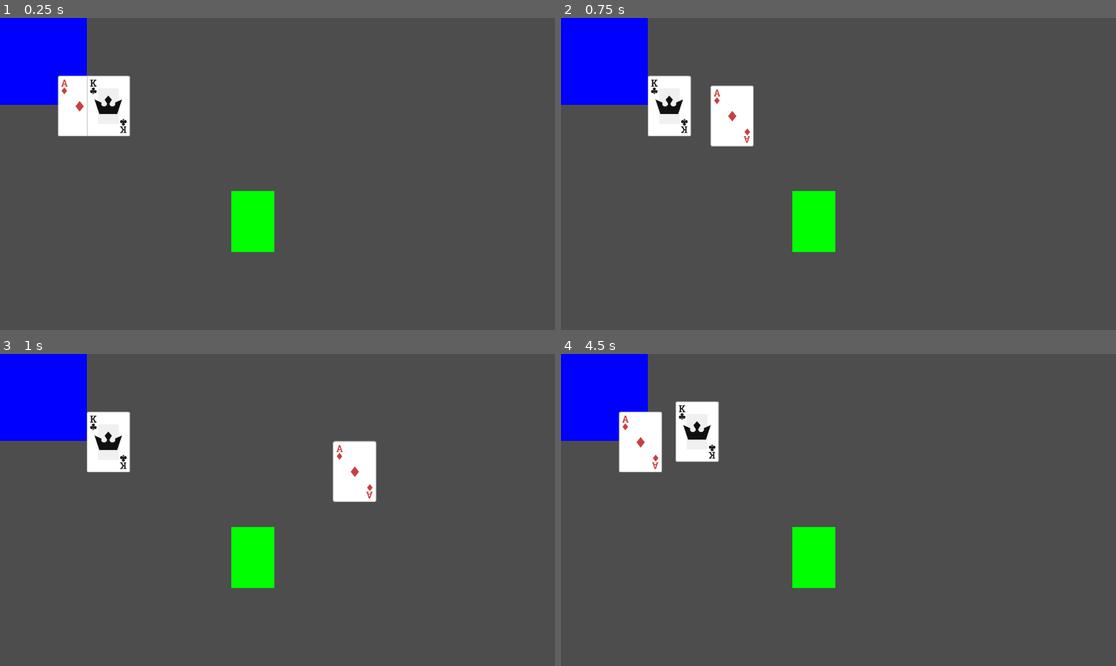
Above: before the commit, frames 1-4 (two rows, left to right).
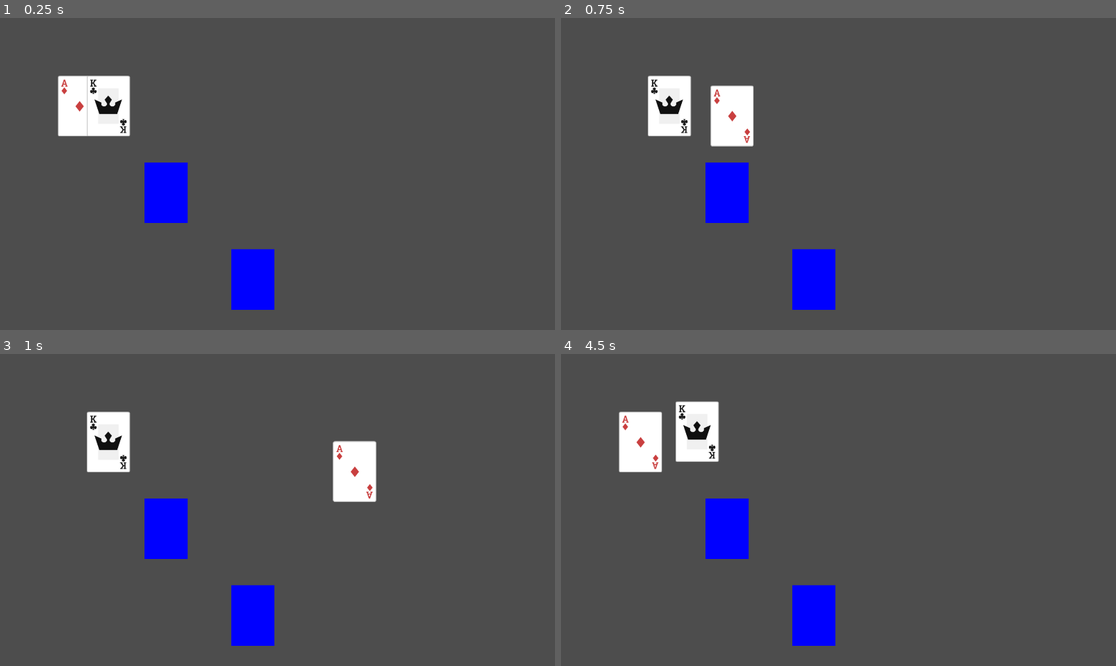
Above: after the commit, the same moments.

Repository: emabrey/card-framework
Game: Godot game, scene res://card_framework/card_manager.tscn
Same seed, same stepped clock (60 frames per second), same inputs: the game is played once before the commit and once after it. The project has no main scene, so this scene is started directly.
Inputs (mouse positions are in pixels of both pictures, inside the frame that each line leads up to):
- Up to frame 1 (0.25 s): no input
- Up to frame 2 (0.75 s): tap Enter at 0.5 s; drag from (616, 77) to (894, 105) at 0.52 s
- Up to frame 3 (1 s): no input
- Up to frame 4 (4.5 s): drag from (649, 413) to (810, 572) at 1.27 s; tap Space at 2, 3.5 s; move the mouse to (894, 441) at 2.02 s; click (894, 441) at 2.17 s; tap Enter at 2.75, 4.25 s; drag from (810, 572) to (672, 463) at 2.77 s; move the mouse to (1005, 556) at 3.52 s; click (1005, 556) at 3.67 s; drag from (672, 463) to (755, 432) at 4.27 s

The runs differ from the first frame. In frame 1, 8.4% of the frame differs, in the area x 0-50%, y 0-94%; in frame 2, 8.8%; in frame 3, 8.8%; in frame 4, 8.4%.

Commit message:
feat(pile): Implement base of pile * change drag implementation to see a global_position rather than local position * implement moving card node to others

Diff:
--- a/card_framework/card.gd
+++ b/card_framework/card.gd
@@ -24,6 +24,7 @@
 var is_moving_to_destination := false
 var current_holding_mouse_position: Vector2
 var destination: Vector2
+var target_drop_zone: DropZone
 
 @onready var front_face_texture := $FrontFace/TextureRect
 @onready var back_face_texture := $BackFace/TextureRect
@@ -44,21 +45,24 @@
 	if back_image:
 		back_face_texture.texture = back_image
 
-	destination = position
+	destination = global_position
 	show_front = show_front
 	stored_z_index = z_index
 
 
 func _process(delta):
 	if is_holding:
-		position = get_global_mouse_position() - current_holding_mouse_position
+		global_position = get_global_mouse_position() - current_holding_mouse_position
 
 	if is_moving_to_destination:
-		position = position.move_toward(destination, return_speed * delta)
-		if position == destination:
+		global_position = global_position.move_toward(destination, return_speed * delta)
+		if global_position == destination:
 			is_moving_to_destination = false
 			z_index = stored_z_index
 			CardFrameworkSignalBus.card_move_done.emit(self)
+			if target_drop_zone != null:
+				target_drop_zone.emit_signal("card_dropped", self)
+				target_drop_zone = null
 
 
 func return_card():
@@ -67,7 +71,8 @@
 
 func move_to_drop_zone(drop_zone: DropZone):
 	is_moving_to_destination = true
-	destination = drop_zone.placement_position
+	destination = drop_zone.get_place_zone()
+	target_drop_zone = drop_zone
 
 
 func _on_mouse_enter():
--- a/card_framework/card_manager.tscn
+++ b/card_framework/card_manager.tscn
@@ -2,10 +2,10 @@
 
 [ext_resource type="Script" path="res://card_framework/card_manager.gd" id="1_cp2xm"]
 [ext_resource type="PackedScene" uid="uid://brjlo8xing83p" path="res://card_framework/card.tscn" id="1_rvy15"]
-[ext_resource type="PackedScene" uid="uid://dkmme1pig03ie" path="res://card_framework/drop_zone.tscn" id="2_0bmnm"]
 [ext_resource type="Texture2D" uid="uid://bg5qrq2m3p7vx" path="res://assets/images/cards/cardDiamondsA.png" id="3_1okis"]
 [ext_resource type="Texture2D" uid="uid://bnx5n1lm62uhd" path="res://assets/images/cards/cardBack_blue1.png" id="4_br0t2"]
 [ext_resource type="Texture2D" uid="uid://bcj7enn5aud74" path="res://assets/images/cards/cardClubsK.png" id="5_3nhiu"]
+[ext_resource type="PackedScene" uid="uid://dk6rb7lhv1ef6" path="res://card_framework/pile.tscn" id="7_q6vhp"]
 
 [node name="CardManager" type="Control"]
 layout_mode = 3
@@ -30,11 +30,23 @@
 front_image = ExtResource("5_3nhiu")
 back_image = ExtResource("4_br0t2")
 
-[node name="DropZone" parent="." instance=ExtResource("2_0bmnm")]
-z_index = -1000
-layout_mode = 1
-sensor_size = Vector2(300, 300)
-sensor_color = Color(0, 0, 1, 1)
+[node name="Pile" parent="." instance=ExtResource("7_q6vhp")]
+offset_left = 500.0
+offset_top = 500.0
+offset_right = 500.0
+offset_bottom = 500.0
+sensor_size = Vector2(150, 210)
+sensor_color = Color(0.188235, 0.862745, 0.207843, 1)
 placement_size = Vector2(150, 210)
-placement_position = Vector2(800, 600)
-placement_color = Color(0, 1, 0, 1)
+placement_position = Vector2(100, 0)
+placement_color = Color(0, 0, 1, 1)
+
+[node name="Pile2" parent="." instance=ExtResource("7_q6vhp")]
+offset_left = 800.0
+offset_top = 800.0
+offset_right = 800.0
+offset_bottom = 800.0
+sensor_size = Vector2(150, 210)
+sensor_color = Color(0, 1, 0, 1)
+placement_size = Vector2(150, 210)
+placement_color = Color(0, 0, 1, 1)
--- a/card_framework/drop_zone.gd
+++ b/card_framework/drop_zone.gd
@@ -1,5 +1,7 @@
 class_name DropZone
 extends Control
+
+signal card_dropped(card: Card)
 
 static var next_id = 0
 
@@ -28,14 +30,9 @@
 
 func _ready():
 	CardFrameworkSignalBus.drop_zone_added.emit(unique_id, self)
-	sensor.size = sensor_size
-	sensor.position = sensor_position
-	sensor.color = sensor_color
-	sensor.visible = sensor_visibility
-	placement.size = placement_size
-	placement.position = placement_position
-	placement.color = placement_color
-	placement.visible = placement_visibility
+	set_sensor(sensor_size, sensor_position, sensor_color, sensor_visibility)
+	set_placement(placement_size, placement_position, placement_color, placement_visibility)
+
 
 func _exit_tree() -> void:
 	CardFrameworkSignalBus.drop_zone_deleted.emit(unique_id)
@@ -53,5 +50,24 @@
 	else:
 		CardFrameworkSignalBus.drop_zone_disabled.emit(unique_id)
 
+
 func check_card_can_be_dropped(card: Card):
 	return _check_mouse_is_in_drop_zone()
+
+
+func set_sensor(size: Vector2, positon: Vector2, color: Color, visible: bool):
+	sensor.size = size
+	sensor.position = position
+	sensor.color = color
+	sensor.visible = visible
+
+
+func set_placement(size: Vector2, positon: Vector2, color: Color, visible: bool):
+	placement.size = size
+	placement.position = position
+	placement.color = color
+	placement.visible = visible
+
+
+func get_place_zone() -> Vector2:
+	return placement.global_position
--- a/card_framework/drop_zone.tscn
+++ b/card_framework/drop_zone.tscn
@@ -14,9 +14,11 @@
 script = ExtResource("1_w6usu")
 
 [node name="Sensor" type="ColorRect" parent="."]
+z_index = -1000
 layout_mode = 0
 mouse_filter = 2
 
 [node name="Placement" type="ColorRect" parent="."]
+z_index = -1000
 layout_mode = 0
 mouse_filter = 2
--- /dev/null
+++ b/card_framework/pile.gd
@@ -0,0 +1,47 @@
+class_name Pile
+extends Control
+
+enum PileDirection {
+	UP,
+	DOWN,
+	LEFT,
+	RIGHT
+}
+
+@export var stack_display_gap := 8
+@export var max_stack_display := 6
+@export var card_ui_face_up := true
+
+@export_group("drop_zone")
+@export_subgroup("Sensor")
+@export var sensor_size: Vector2
+@export var sensor_position: Vector2
+@export var sensor_color := Color(0.0, 0.0, 0.0, 0.0)
+@export var sensor_visibility := true
+
+@export_subgroup("Placement")
+@export var placement_size: Vector2
+@export var placement_position: Vector2
+@export var placement_color := Color(0.0, 0.0, 0.0, 0.0)
+@export var placement_visibility := true
+
+var _held_cards := []
+
+@onready var cards := $Cards
+@onready var drop_zone := $DropZone
+
+func _ready() -> void:
+	drop_zone.card_dropped.connect(_card_dropped)
+	drop_zone.set_sensor(sensor_size, sensor_position, sensor_color, sensor_visibility)
+	drop_zone.set_placement(placement_size, placement_position, placement_color, placement_visibility)
+
+
+func _card_dropped(card: Card) -> void:
+	add_card(card)
+
+
+func add_card(card: Card) -> void:
+	var global_pos = card.global_position
+	card.get_parent().remove_child(card)
+	cards.add_child(card)
+	card.global_position = global_pos
--- /dev/null
+++ b/card_framework/pile.tscn
@@ -0,0 +1,19 @@
+[gd_scene load_steps=3 format=3 uid="uid://dk6rb7lhv1ef6"]
+
+[ext_resource type="Script" path="res://card_framework/pile.gd" id="1_34nb1"]
+[ext_resource type="PackedScene" uid="uid://dkmme1pig03ie" path="res://card_framework/drop_zone.tscn" id="2_w2kdc"]
+
+[node name="Pile" type="Control"]
+layout_mode = 3
+anchors_preset = 0
+mouse_filter = 1
+script = ExtResource("1_34nb1")
+
+[node name="Cards" type="Control" parent="."]
+anchors_preset = 0
+offset_right = 40.0
+offset_bottom = 40.0
+mouse_filter = 1
+
+[node name="DropZone" parent="." instance=ExtResource("2_w2kdc")]
+layout_mode = 1
